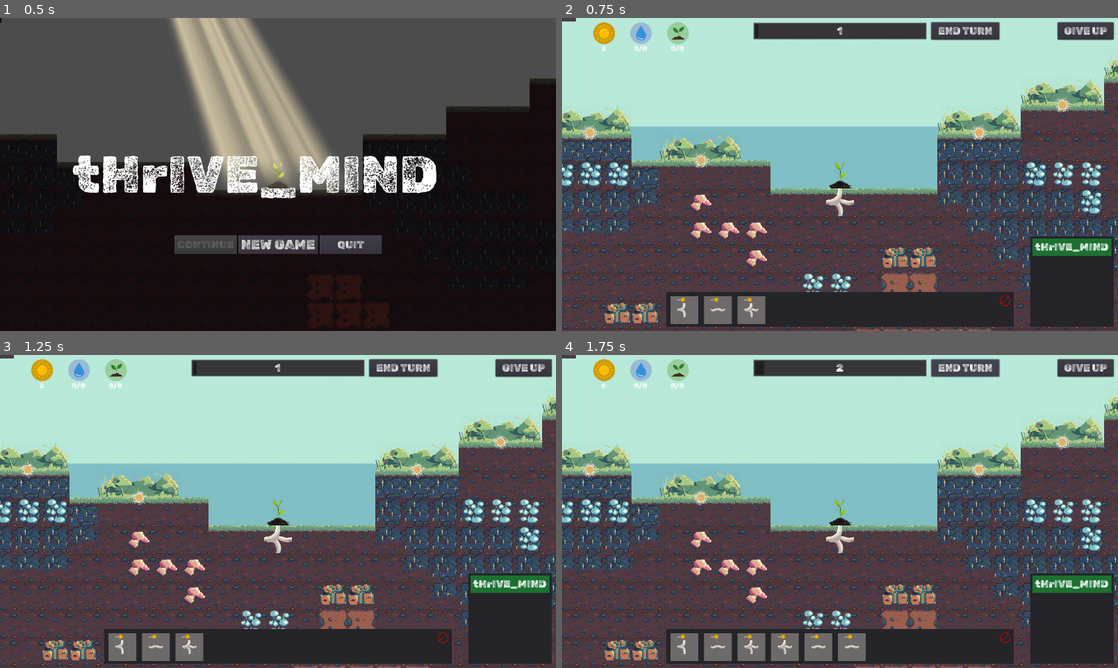
Above: before the commit, frames 1-4 (two rows, left to right).
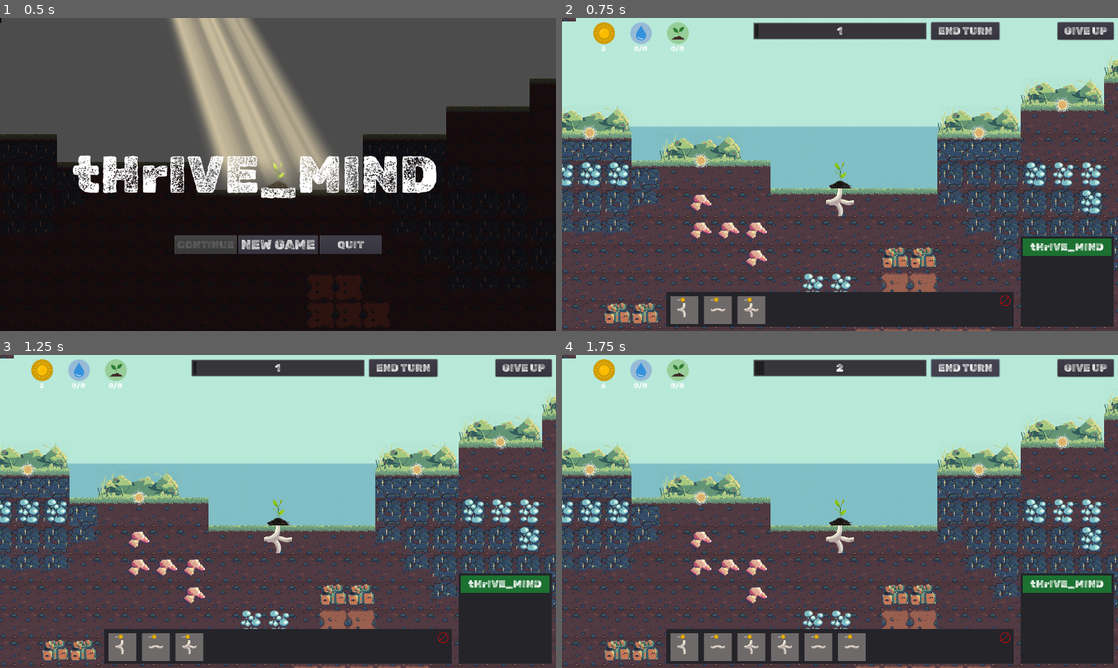
Above: after the commit, the same moments.

Repository: Gouellie/Roots
Game: Godot game, scene res://src/screens/main_menu.tscn
Same seed, same stepped clock (60 frames per second), same inputs: the game is played once before the commit and once after it.
Inputs:
- Up to frame 1 (0.5 s): no input
- Up to frame 2 (0.75 s): click "NEW GAME" at 0.5 s
- Up to frame 3 (1.25 s): no input
- Up to frame 4 (1.75 s): click "END TURN" at 1.25 s

Frame 1 is identical in both runs. In frame 2, 0.7% of the frame differs, in the area x 82-99%, y 69-99%; in frame 3, 0.7%; in frame 4, 0.7%.

Commit message:
Info panels updated with Terrain tile info

Diff:
--- a/src/autoload/globals.gd
+++ b/src/autoload/globals.gd
@@ -36,3 +36,7 @@
 
 func get_tile_draw_amount() -> int:
 	return min(BASE_TILES_DRAW_COUNT + entity_manager.get_plants_count(), 10) as int
+
+func display_game_info() -> void:
+	var info = Info.new("tHrIVE_MIND")
+	Events.emit_signal("info_request", info)
--- a/src/autoload/resources.gd
+++ b/src/autoload/resources.gd
@@ -50,17 +50,63 @@
 	"water" : Color.blue,
 }
 
+const INVALID_TILE : int = 42
 const INVALID_TILE_COST : int = 42
 
-const tiles_cost = {
-	"soft" : -1,
-	"normal" : 0,
-	"hard" : 1
+enum TERRAIN_TYPES {
+	SOFT = -1,
+	NORMAL = 0,
+	HARD = 1,
 }
 
-func get_tile_cost(tile_name : String) -> int:
-	for key in tiles_cost:
+const terrain_types = {
+	"soft" : TERRAIN_TYPES.SOFT,
+	"normal" : TERRAIN_TYPES.NORMAL,
+	"hard" : TERRAIN_TYPES.HARD
+}
+
+const terrain_cost = {
+	TERRAIN_TYPES.SOFT : TERRAIN_TYPES.SOFT,
+	TERRAIN_TYPES.NORMAL : TERRAIN_TYPES.NORMAL,
+	TERRAIN_TYPES.HARD : TERRAIN_TYPES.HARD,
+}
+
+const terrain_descriptions = {
+	TERRAIN_TYPES.SOFT : {
+		"name" : "Soft Terrain",
+		"info" : ["Tiles placed here consume less water", "%d water consumed" % terrain_cost[TERRAIN_TYPES.SOFT]]
+	},
+	TERRAIN_TYPES.NORMAL : {
+		"name" : "Normal Terrain",
+		"info" : ["Tiles placed here consume their regular water intakes"]
+	},
+	TERRAIN_TYPES.HARD : {
+		"name" : "Hard Terrain",
+		"info" : ["Tiles placed here consume more water", "+%d water consumed" % terrain_cost[TERRAIN_TYPES.HARD]]
+	}
+}
+
+
+func get_terrain_type(tile_name : String) -> int:
+	for key in terrain_types:
 		# for tiles that blends between types, we take the cheapest one
 		if key in tile_name:
-			return tiles_cost[key]
-	return INVALID_TILE_COST
+			return terrain_types[key]
+	return INVALID_TILE
+
+
+func get_terrain_cost(tile_name : String) -> int:
+	var tile_type = get_terrain_type(tile_name)
+	if tile_type == INVALID_TILE:
+		return INVALID_TILE_COST
+	return terrain_cost[tile_type]
+
+
+func get_terrain_descriptions(tile_name : String) -> Dictionary:
+	var tile_type = get_terrain_type(tile_name)
+	if tile_type == INVALID_TILE:
+		return {
+			"name" : "",
+			"info" : []
+		}
+	return terrain_descriptions[tile_type]
--- a/src/autoload/utils.gd
+++ b/src/autoload/utils.gd
@@ -6,6 +6,10 @@
 		n.queue_free()
 
 
-static func get_tile_name(tile_map : TileMap, cellv : Vector2) -> String:
+static func get_tile_name(tile_map : TileMap, value : int) -> String:
+	return tile_map.tile_set.tile_get_name(value)
+
+
+static func get_tile_name_at_position(tile_map : TileMap, cellv : Vector2) -> String:
 	var value = tile_map.get_cellv(cellv)
 	return tile_map.tile_set.tile_get_name(value)
--- a/src/scenes/librairies/managers/entity_manager.gd
+++ b/src/scenes/librairies/managers/entity_manager.gd
@@ -18,6 +18,9 @@
 
 var builder_mode : bool = false
 var eraser_mode : bool = false
+
+# caching last mouse over cell to avoid spamming on mouse movement
+var last_mouse_over_cell : Vector2
 
 onready var _plant_master : Plant
 onready var _terrain : TileMap
@@ -50,6 +53,11 @@
 
 func _move_blueprint(mouse_position: Vector2) -> void:
 	var cellv = _terrain.world_to_map(mouse_position)
+
+	if last_mouse_over_cell == cellv:
+		return
+	last_mouse_over_cell = cellv
+
 	var snap_position = _terrain.map_to_world(cellv) + tile_offset
 	if eraser_mode and _eraser:
 		_eraser.position = snap_position
@@ -109,15 +117,33 @@
 
 func _emit_tile_info() -> void:
 	var cellv = _terrain.world_to_map(get_global_mouse_position())
+
+	if cellv == last_mouse_over_cell:
+		return
+
 	if _plant_master.cellv == cellv:
 		return
 	if is_cell_occupied(cellv):
 		return
 	if Globals.ingredient_manager.is_cell_occupied(cellv):
 		return
-	var info = Info.new("Terrain Tiles")
-	info.add_info("Regular Terrain")
+
+	var tile_index = _terrain.get_cellv(cellv)
+	if tile_index == TileMap.INVALID_CELL:
+		Globals.display_game_info()
+		return
+
+	var tile_name = Utils.get_tile_name(_terrain, tile_index)
+
+	var descriptions = Resources.get_terrain_descriptions(tile_name)
+
+	var info = Info.new(descriptions["name"])
+
+	for desc in descriptions["info"]:
+		info.add_info(desc)
+
 	Events.emit_signal("info_request", info)
+
 
 func _can_place_tile(cellv : Vector2) -> bool:
 	if _terrain.get_cellv(cellv) == TileMap.INVALID_CELL:
@@ -157,8 +183,8 @@
 func _initiliaze_tile(tile : Tile, cellv : Vector2) -> void:
 	tiles[cellv] = tile
 	tile.cellv = cellv
-	var tile_name = Utils.get_tile_name(_terrain, cellv)
-	var tile_cost = Resources.get_tile_cost(tile_name)
+	var tile_name = Utils.get_tile_name_at_position(_terrain, cellv)
+	var tile_cost = Resources.get_terrain_cost(tile_name)
 	assert(tile_cost != Resources.INVALID_TILE_COST, "Coulnd't retrieve tile cost from tile name : %s" % tile_name)
 	tile.terrain_tile_cost = tile_cost
 
@@ -328,7 +354,6 @@
 			var _tile : Tile = _t as Tile
 			if _tile.distance == _distance:
 				_tiles.append(_tile)
-
 	return _tiles
 
 func sort_distance_ascending(a : Tile, b : Tile) -> bool:
--- a/src/scenes/main_scene.tscn
+++ b/src/scenes/main_scene.tscn
@@ -14,7 +14,6 @@
 [ext_resource path="res://src/ui/turns/resolve_behaviors/resolve_behavior_damage_parched_tile.gd" type="Script" id=12]
 [ext_resource path="res://src/ui/turns/resolve_behaviors/resolve_behavior_condition_win_max_turns.gd" type="Script" id=13]
 [ext_resource path="res://src/scenes/librairies/managers/upgrades_manager.gd" type="Script" id=14]
-
 
 [node name="MainScene" type="Node2D"]
 script = ExtResource( 4 )
--- a/src/ui/gui.tscn
+++ b/src/ui/gui.tscn
@@ -88,6 +88,7 @@
 mouse_filter = 2
 
 [node name="InfoPanel" parent="Margin/Control_InfoPanel" instance=ExtResource( 2 )]
+margin_left = -214.0
 
 [node name="GameControlScreen" type="ColorRect" parent="."]
 visible = false
